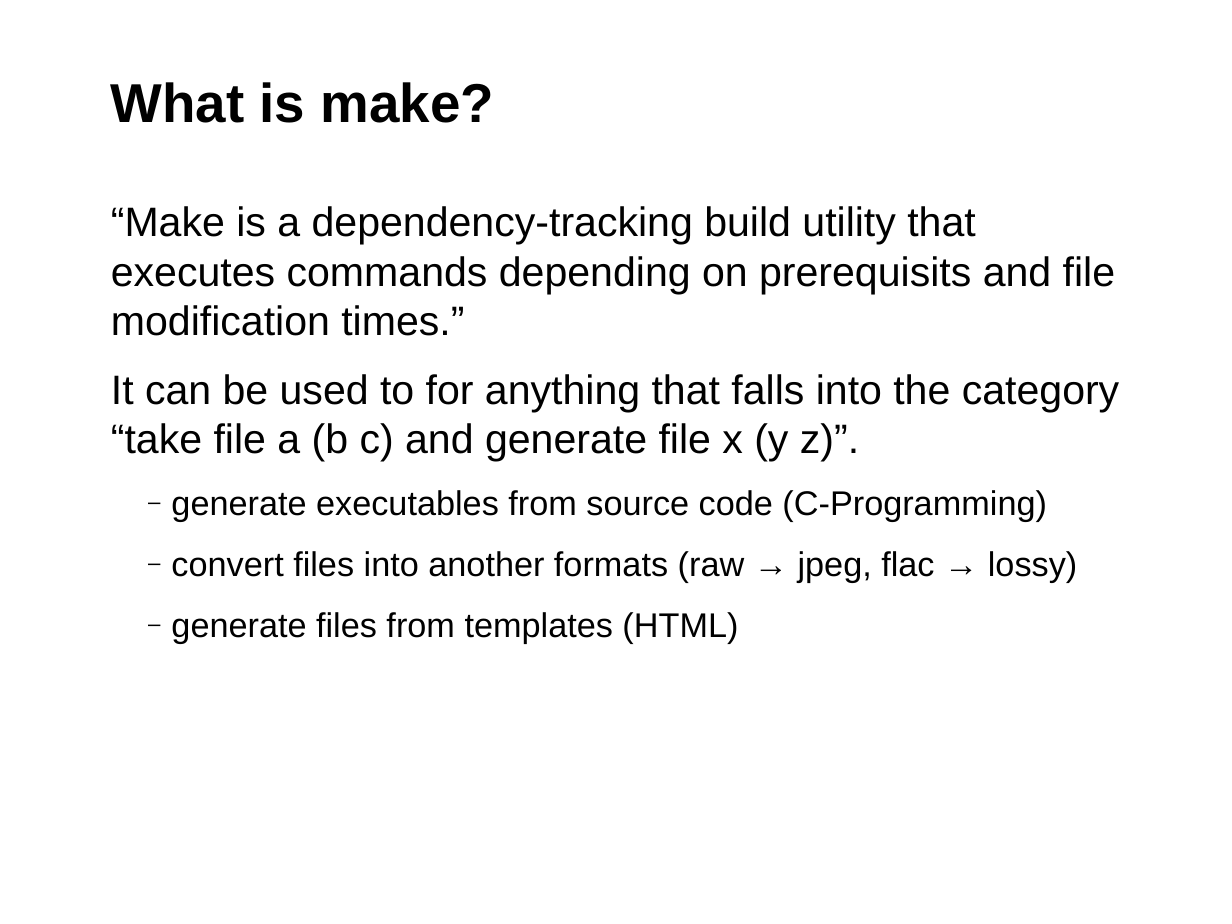
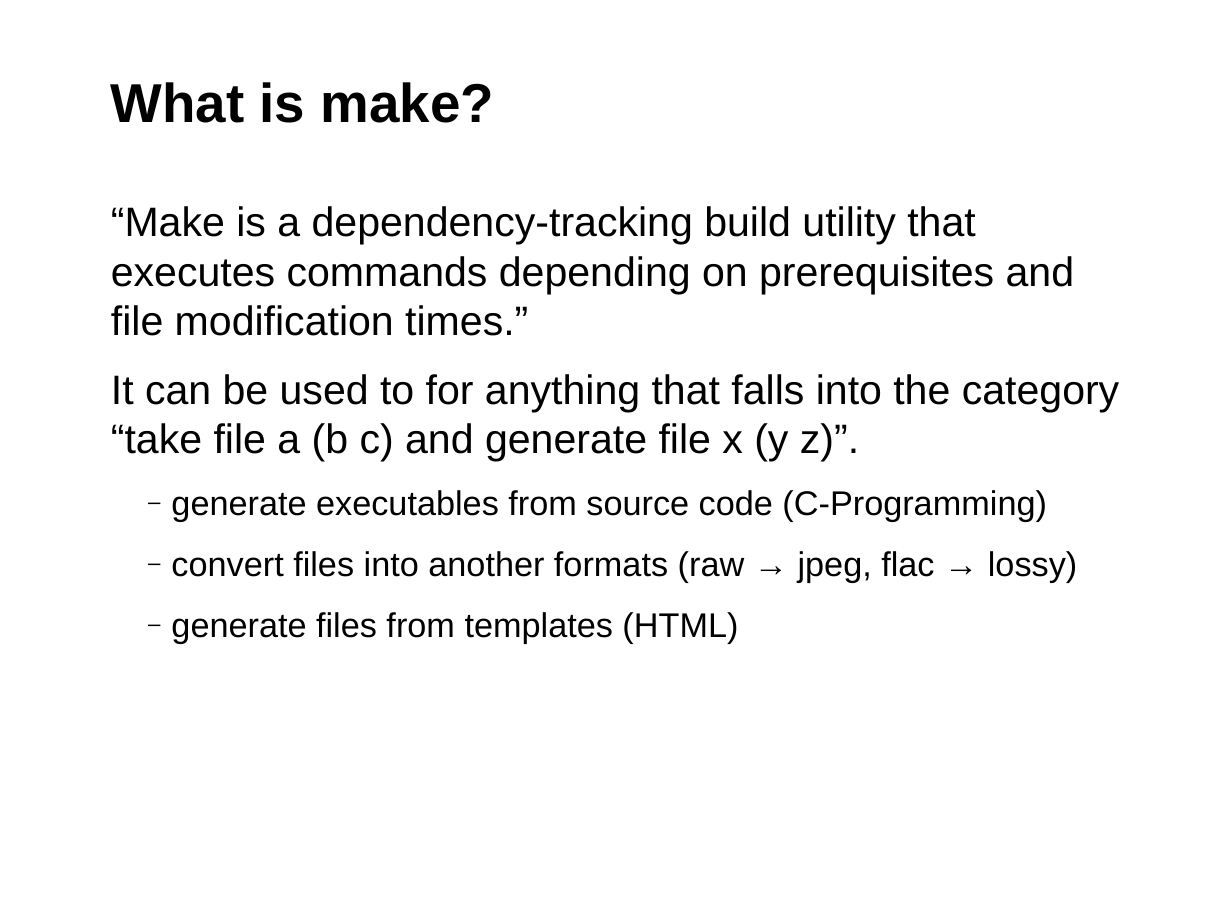
Before and after one commit to fsundermeyer/GNU_make_workshop, a slide deck: slide 3 of Presentation_GNU_make_workshop.odp. Drawn at 1232x924 pixels with LibreOffice and Linux fonts; fonts in the diff are those of the drawing; background and template pictures are left out. Boxes give left, top, right and bottom in pixels: in the first picture for what was removed or moved away, otherwise in the second. Text is boxed around its words. In the diff, an @@ line names an element or a change of style, - is before the commit and + after.

Commit message:
Corrected typos

```diff
--- a/Presentation_GNU_make_workshop.odp
+++ b/Presentation_GNU_make_workshop.odp
@@ text at (111,206,1075,336): text changed @@
-“Make is a dependency-tracking build utility that executes commands depending on prerequisits and file modification times.”
+“Make is a dependency-tracking build utility that executes commands depending on prerequisites and file modification times.”
```
Also in this commit, not shown: 12 other slides changed.
